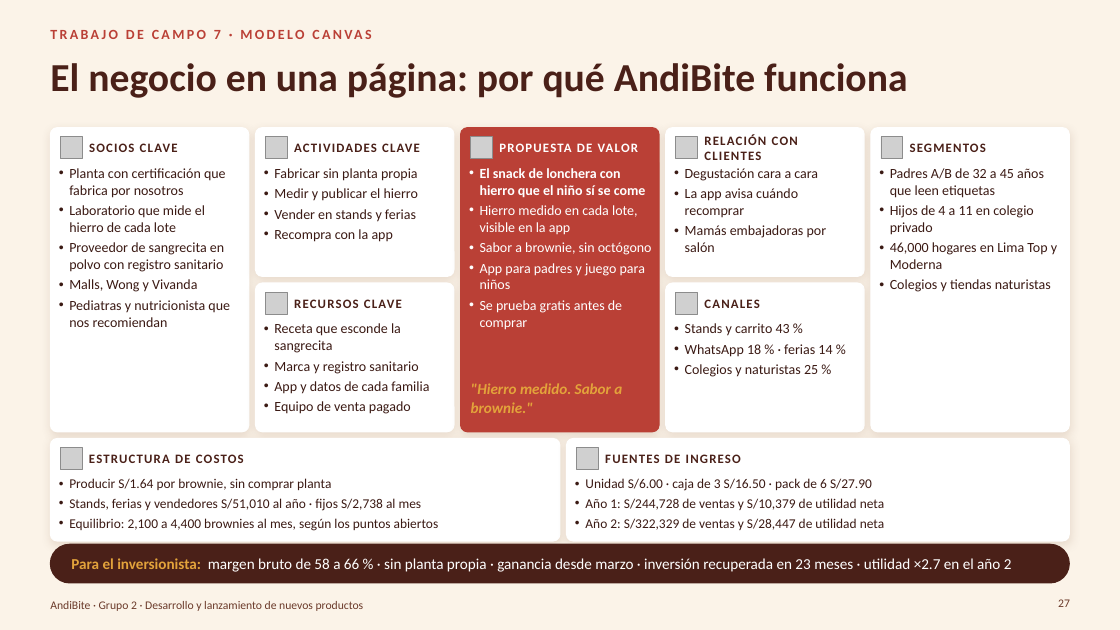
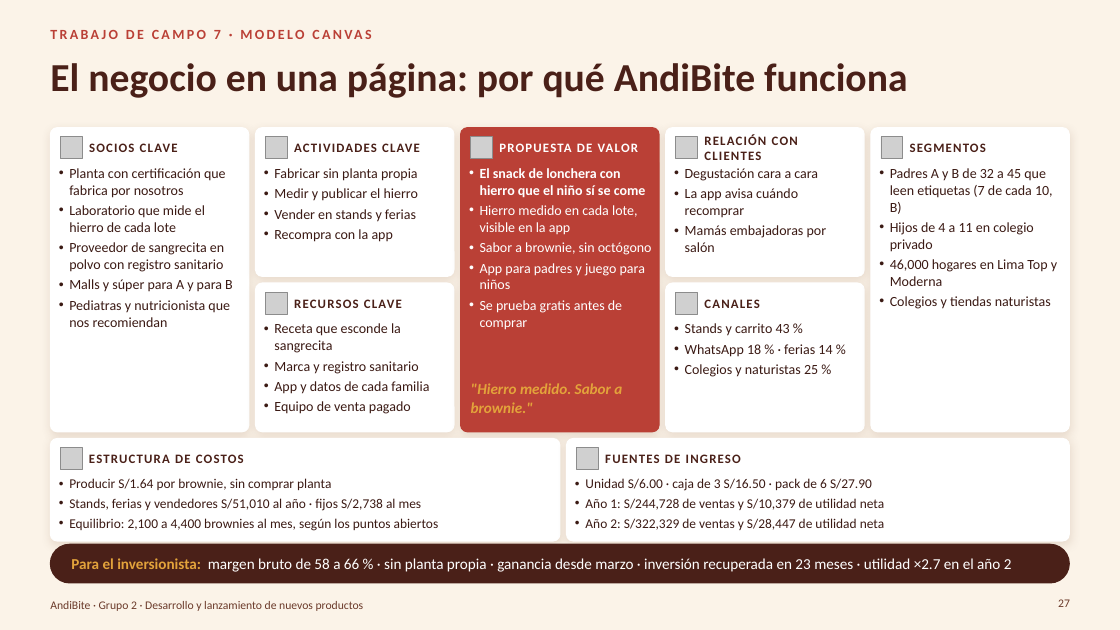
Before and after one commit to Darknow-web/Desarrollo-y-lanzamiento-de-producto-y-marca, a slide deck: slide 27 of 04-reformulacion/TC5-8/TC5-8-AndiBite.pptx. Drawn at 1120x630 pixels with LibreOffice and Linux fonts; fonts in the diff are those of the drawing; grey boxes stand for pictures; background and template pictures are left out. Boxes give left, top, right and bottom in pixels: in the first picture for what was removed or moved away, otherwise in the second. Text is boxed around its words. In the diff, an @@ line names an element or a change of style, - is before the commit and + after.

```diff
--- a/04-reformulacion/TC5-8/TC5-8-AndiBite.pptx
+++ b/04-reformulacion/TC5-8/TC5-8-AndiBite.pptx
@@ text at [890,168,1053,214]: text changed @@
-• Padres A/B de 32 a 45 años que leen etiquetas
+• Padres A y B de 32 a 45 que leen etiquetas (7 de cada 10, B)
@@ text at [69,279,233,292]: text changed @@
-• Malls, Wong y Vivanda
+• Malls y súper para A y para B
```
Also in this commit, not shown: 6 other slides changed, 7 other files.
